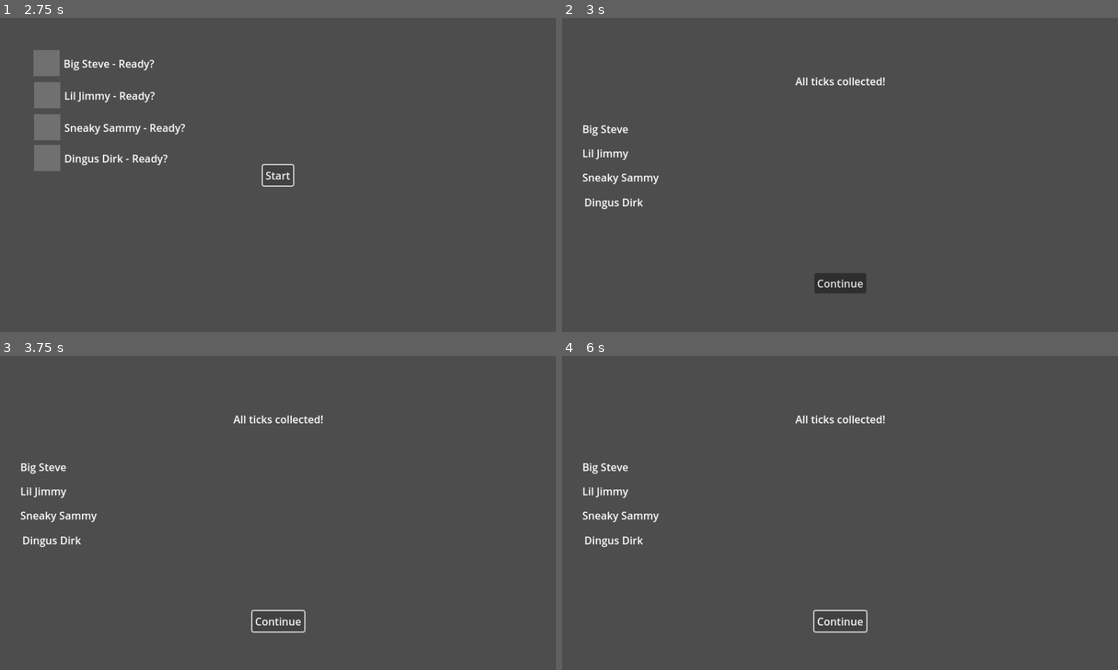
Above: before the commit, frames 1-4 (two rows, left to right).
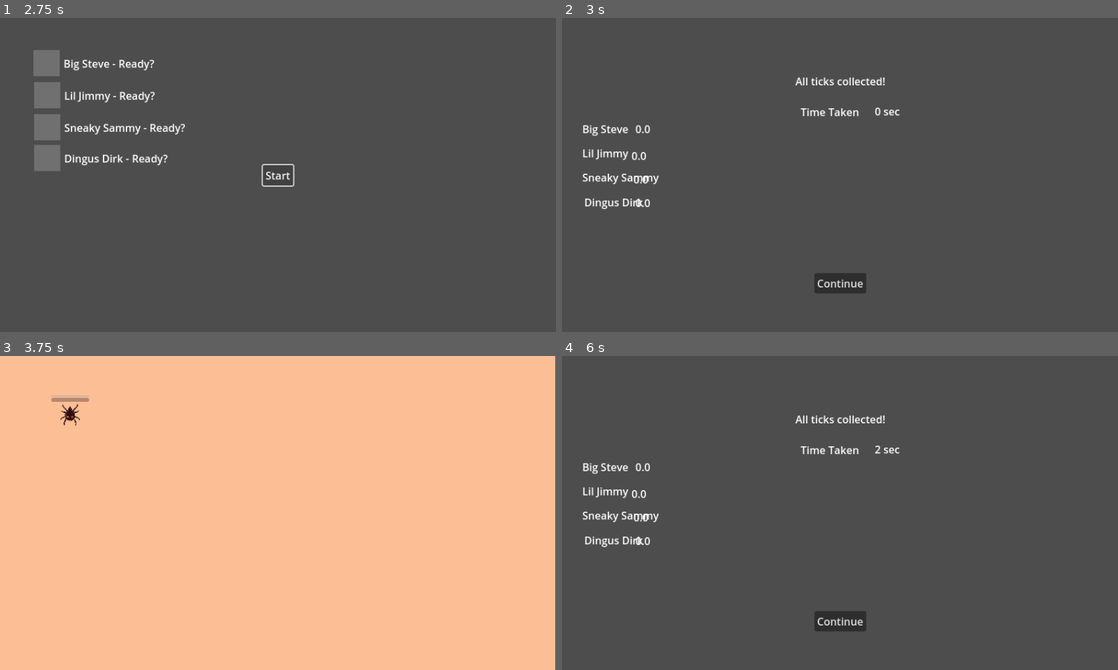
Above: after the commit, the same moments.

Repository: Topech/tick-souls
Game: Godot game, scene res://main.tscn
Same seed, same stepped clock (60 frames per second), same inputs: the game is played once before the commit and once after it. This scene is started directly instead of the project's main scene.
Inputs (mouse positions are in pixels of both pictures, inside the frame that each line leads up to):
- Up to frame 1 (2.75 s): click "Start" at 0.5 s; click "Start" at 1.25 s; click "Start" at 2 s
- Up to frame 2 (3 s): tap Enter at 2.75 s; hold P from 2.78 s (still down)
- Up to frame 3 (3.75 s): release P at 3.5 s; click "Continue" at 3.5 s
- Up to frame 4 (6 s): click (840, 619) at 4.25 s, where only the run before the commit has a clickable "Continue"; click (840, 619) at 5 s, where only the run before the commit has a clickable "Continue"; tap Space at 5.75 s; tap P at 5.85 s

Frame 1 is identical in both runs. In frame 2, 0.3% of the frame differs, in the area x 12-61%, y 28-61%; in frame 3, 100%, in the area x 0-100%, y 0-100%; in frame 4, 0.5%.

Commit message:
feat(leaderboard): working but needs a cleanup for sure

Diff:
--- a/global/global.gd
+++ b/global/global.gd
@@ -13,9 +13,17 @@
 var all_possible_players = Array(Global.players.values()).filter(func(x): return x != Global.players.NO_PLAYER)
 
 
-var player_names = {
-	players.PLAYER_1: "Big Steve",
-	players.PLAYER_2: "Lil Jimmy",
-	players.PLAYER_3: "Sneaky Sammy",
-	players.PLAYER_4: "Dingus Dirk"
+class PlayerDetails:
+	var score: float = 0
+	var name: String
+
+	func _init(name: String) -> void:
+		self.name = name
+
+
+var player_details_lookup = {
+	players.PLAYER_1: PlayerDetails.new("Big Steve"),
+	players.PLAYER_2: PlayerDetails.new("Lil Jimmy"),
+	players.PLAYER_3: PlayerDetails.new("Sneaky Sammy"),
+	players.PLAYER_4: PlayerDetails.new("Dingus Dirk")
 }
--- /dev/null
+++ b/global/player_names.gd
@@ -0,0 +1,16 @@
+extends Node
+
+
+var player_name_options = [
+	"Big Steve",
+	"Lil Jimmy",
+	"Sneaky Sammy",
+	"Dingus Dirk",
+	"Parasite Paul",
+	"Arachnid Aaron",
+	"Blong Schmungus",
+	"Blong Bloodsucker",
+	"Anticoagulant Amanda",
+	"Questing kaylee",
+	"Amblyomma Abby",
+]
--- a/main.gd
+++ b/main.gd
@@ -14,8 +14,18 @@
 	main_menu = null
 
 
-func _on_round_end() -> void:
+func _on_leaderboard_continue() -> void:
+	round = preload("res://root_scenes/round/round.tscn").instantiate()
+	round.round_ended.connect(_on_round_end)
+	add_child(round)
+	remove_child(round_leaderboard)
+	round_leaderboard = null
+
+
+func _on_round_end(round_duration: int) -> void:
 	round_leaderboard = preload("res://root_scenes/round/round_leaderboard.tscn").instantiate()
+	round_leaderboard.round_duration = round_duration
+	round_leaderboard.continue_pressed.connect(_on_leaderboard_continue)
 	add_child(round_leaderboard)
 	remove_child(round)
 	round = null
--- a/root_scenes/main_menu/main_menu.gd
+++ b/root_scenes/main_menu/main_menu.gd
@@ -10,10 +10,10 @@
 
 
 func _ready() -> void:
-	p1_label.text = Global.player_names[Global.players.PLAYER_1] + " - Ready?"
-	p2_label.text = Global.player_names[Global.players.PLAYER_2] + " - Ready?"
-	p3_label.text = Global.player_names[Global.players.PLAYER_3] + " - Ready?"
-	p4_label.text = Global.player_names[Global.players.PLAYER_4] + " - Ready?"
+	p1_label.text = Global.player_details_lookup[Global.players.PLAYER_1].name + " - Ready?"
+	p2_label.text = Global.player_details_lookup[Global.players.PLAYER_2].name + " - Ready?"
+	p3_label.text = Global.player_details_lookup[Global.players.PLAYER_3].name + " - Ready?"
+	p4_label.text = Global.player_details_lookup[Global.players.PLAYER_4].name + " - Ready?"
 
 
 func _on_button_pressed() -> void:
--- a/root_scenes/round/round.gd
+++ b/root_scenes/round/round.gd
@@ -1,8 +1,14 @@
 extends Node2D
+
 
 signal round_ended
 
+
 @onready var player_container = $PlayerSpawner/PlayerContainer
+
+
+## in secs
+var round_duration: int = 0
 
 
 func _ready() -> void:
@@ -13,6 +19,9 @@
 func _on_tweezers_tweezed_player(player: Player) -> void:
 	player.tweeze()
 	player.queue_free()
+
+	var player_round_score = round_duration + player.metrics.blood
+	Global.player_details_lookup[player.player_id].score += player_round_score
 
 
 func _on_tweezers_failed(tweezer: Tweezers) -> void:
@@ -30,4 +39,8 @@
 
 func _process(_delta: float) -> void:
 	if len(player_container.get_all_players()) == 0:
-		round_ended.emit()
+		round_ended.emit(round_duration)
+
+
+func _on_round_timer_timeout() -> void:
+	round_duration += 1
--- a/root_scenes/round/round.tscn
+++ b/root_scenes/round/round.tscn
@@ -61,4 +61,8 @@
 [node name="PlayerSpawn4" type="Marker2D" parent="PlayerSpawner"]
 position = Vector2(658, 358)
 
+[node name="RoundTimer" type="Timer" parent="."]
+autostart = true
+
 [connection signal="timeout" from="TweezerSpawnTimer" to="." method="_on_timer_timeout"]
+[connection signal="timeout" from="RoundTimer" to="." method="_on_round_timer_timeout"]
--- a/root_scenes/round/round_leaderboard.gd
+++ b/root_scenes/round/round_leaderboard.gd
@@ -4,17 +4,35 @@
 signal continue_pressed
 
 
-@onready var p1_label = $P1Label
-@onready var p2_label = $P2Label
-@onready var p3_label = $P3Label
-@onready var p4_label = $P4Label
+## in secs
+var round_duration: int
+
+
+@onready var p1_name_label = $P1Label
+@onready var p2_name_label = $P2Label
+@onready var p3_name_label = $P3Label
+@onready var p4_name_label = $P4Label
+
+@onready var p1_score_label = $P1Label/P1ScoreValue
+@onready var p2_score_label = $P2Label/P2ScoreValue
+@onready var p3_score_label = $P3Label/P3ScoreValue
+@onready var p4_score_label = $P4Label/P4ScoreValue
+
+@onready var score_value = $RoundDurationLabel/RoundDurationValue
 
 
 func _ready() -> void:
-	p1_label.text = Global.player_names[Global.players.PLAYER_1]
-	p2_label.text = Global.player_names[Global.players.PLAYER_2]
-	p3_label.text = Global.player_names[Global.players.PLAYER_3]
-	p4_label.text = Global.player_names[Global.players.PLAYER_4]
+	p1_name_label.text = Global.player_details_lookup[Global.players.PLAYER_1].name
+	p2_name_label.text = Global.player_details_lookup[Global.players.PLAYER_2].name
+	p3_name_label.text = Global.player_details_lookup[Global.players.PLAYER_3].name
+	p4_name_label.text = Global.player_details_lookup[Global.players.PLAYER_4].name
+
+	p1_score_label.text = str(Global.player_details_lookup[Global.players.PLAYER_1].score)
+	p2_score_label.text = str(Global.player_details_lookup[Global.players.PLAYER_2].score)
+	p3_score_label.text = str(Global.player_details_lookup[Global.players.PLAYER_3].score)
+	p4_score_label.text = str(Global.player_details_lookup[Global.players.PLAYER_4].score)
+
+	score_value.text = str(round_duration) + " sec"
 
 
 func _on_continue_button_pressed() -> void:
--- a/root_scenes/round/round_leaderboard.tscn
+++ b/root_scenes/round/round_leaderboard.tscn
@@ -40,6 +40,12 @@
 offset_bottom = 181.0
 text = "Player 1"
 
+[node name="P1ScoreValue" type="Label" parent="P1Label"]
+layout_mode = 0
+offset_left = 81.0
+offset_right = 121.0
+offset_bottom = 23.0
+
 [node name="P2Label" type="Label" parent="."]
 layout_mode = 0
 offset_left = 31.0
@@ -47,6 +53,12 @@
 offset_right = 93.0
 offset_bottom = 218.0
 text = "Player 2"
+
+[node name="P2ScoreValue" type="Label" parent="P2Label"]
+offset_left = 75.0
+offset_top = 4.0
+offset_right = 115.0
+offset_bottom = 27.0
 
 [node name="P3Label" type="Label" parent="."]
 layout_mode = 0
@@ -56,6 +68,12 @@
 offset_bottom = 255.0
 text = "Player 3"
 
+[node name="P3ScoreValue" type="Label" parent="P3Label"]
+offset_left = 78.0
+offset_top = 3.0
+offset_right = 118.0
+offset_bottom = 26.0
+
 [node name="P4Label" type="Label" parent="."]
 layout_mode = 0
 offset_left = 34.0
@@ -64,4 +82,25 @@
 offset_bottom = 293.0
 text = "Player 4"
 
+[node name="P4ScoreValue" type="Label" parent="P4Label"]
+offset_left = 78.0
+offset_top = 1.0
+offset_right = 118.0
+offset_bottom = 24.0
+
+[node name="RoundDurationLabel" type="Label" parent="."]
+offset_left = 364.0
+offset_top = 132.0
+offset_right = 454.0
+offset_bottom = 155.0
+text = "Time Taken"
+
+[node name="RoundDurationValue" type="Label" parent="RoundDurationLabel"]
+layout_mode = 0
+offset_left = 113.0
+offset_top = -1.0
+offset_right = 153.0
+offset_bottom = 22.0
+text = "0"
+
 [connection signal="pressed" from="ContinueButton" to="." method="_on_continue_button_pressed"]
Not shown, added: global/player_names.gd.uid
